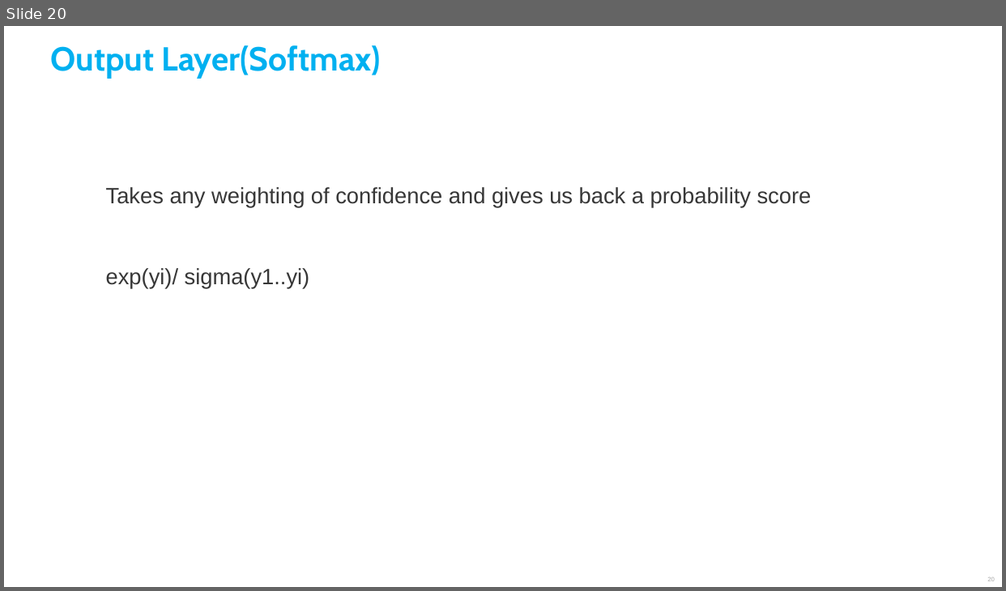
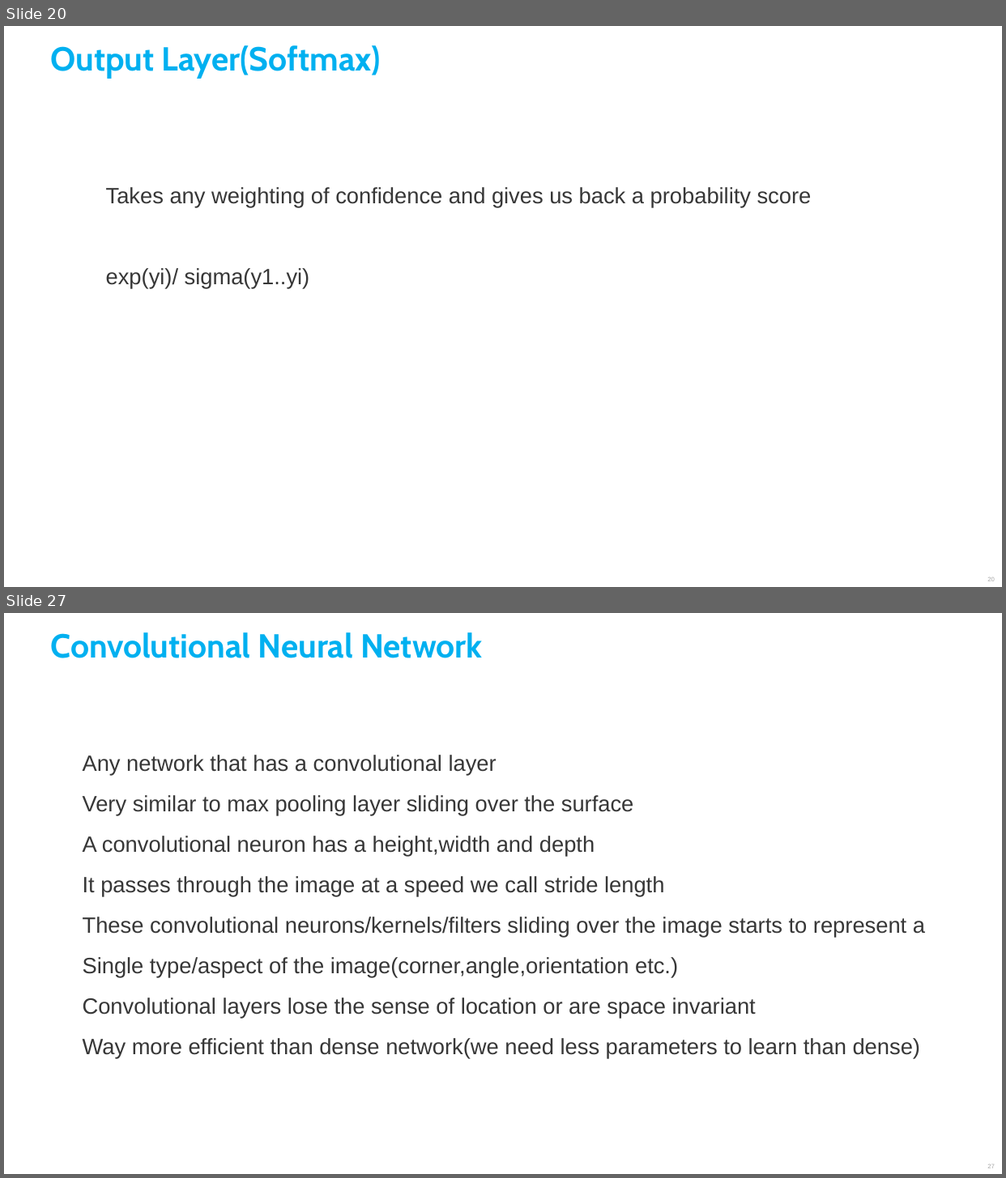
Before and after one commit to SocialDataSci/DeepLearning-Using-Keras-and-Tensorflow, a slide deck: Deep_Learning.pptx. Shown one above the other, each under a label of ours: slide 20 before the commit, slides 20 and 27 after it; the slides between them are not shown. The pictures are 1006x591 and 1006x1178 pixels, drawn with LibreOffice and Linux fonts; fonts in the diff are those of the drawing. Boxes give left, top, right and bottom in pixels: in the first picture for what was removed or moved away, otherwise in the second. Text is boxed around its words. In the diff, an @@ line names an element or a change of style, - is before the commit and + after.

```diff
--- a/Deep_Learning.pptx
+++ b/Deep_Learning.pptx
@@ slide 27 added at box(4, 613, 1002, 1174), background #FFFFFF @@
@@ text added at box(50, 632, 482, 658), 24 pt, text #00B0F0, bold @@
+Convolutional Neural Network
@@ text added at box(83, 755, 925, 1059), 16 pt, text #373737 @@
+Any network that has a convolutional layer
+Very similar to max pooling layer sliding over the surface
+A convolutional neuron has a height,width and depth
+It passes through the image at a speed we call stride length
+These convolutional neurons/kernels/filters sliding over the image starts to represent a
+Single type/aspect of the image(corner,angle,orientation etc.)
+Convolutional layers lose the sense of location or are space invariant
+Way more efficient than dense network(we need less parameters to learn than dense)
@@ page number added at box(987, 1165, 995, 1169), 4.5 pt, text #A6A6A6 @@
+27
```
Also in this commit, not shown: 10 other slides added.
